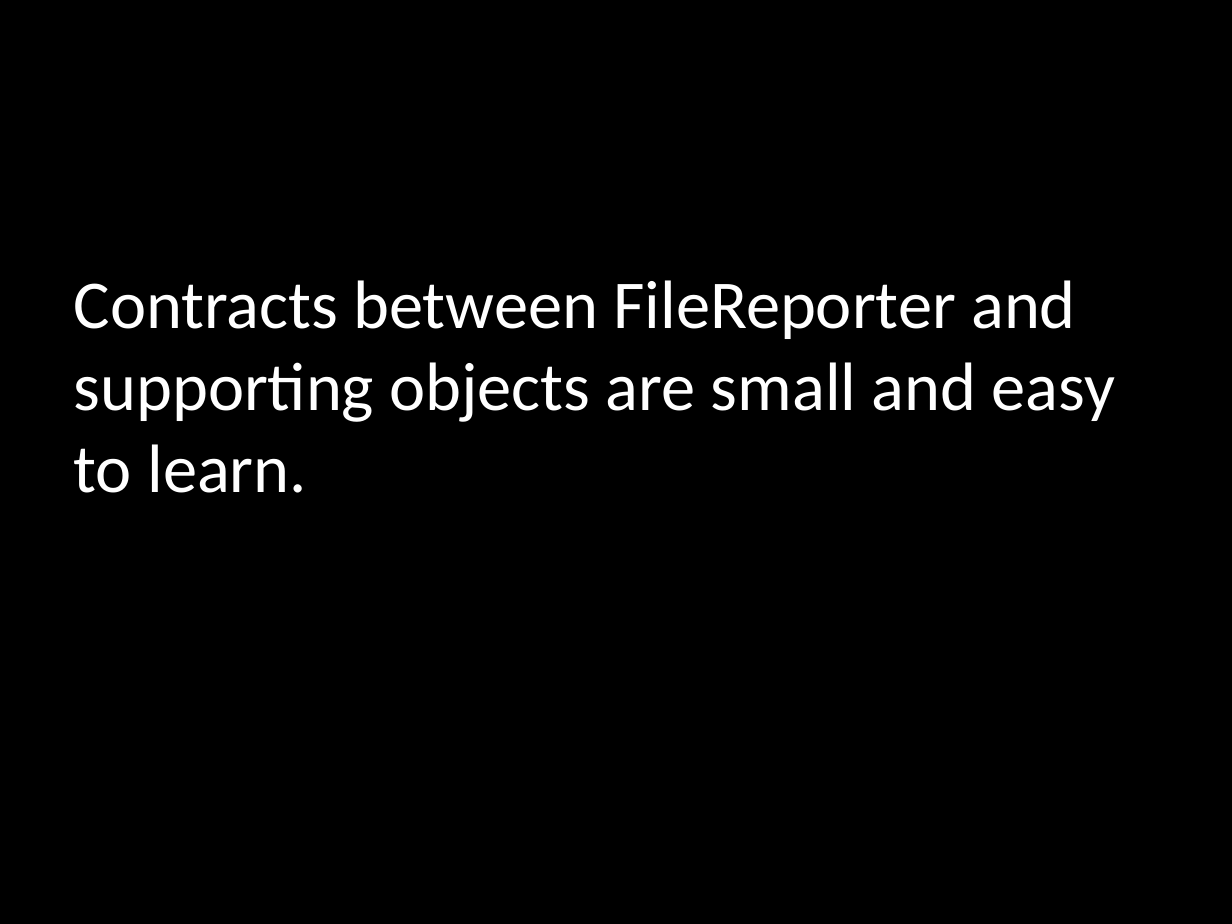
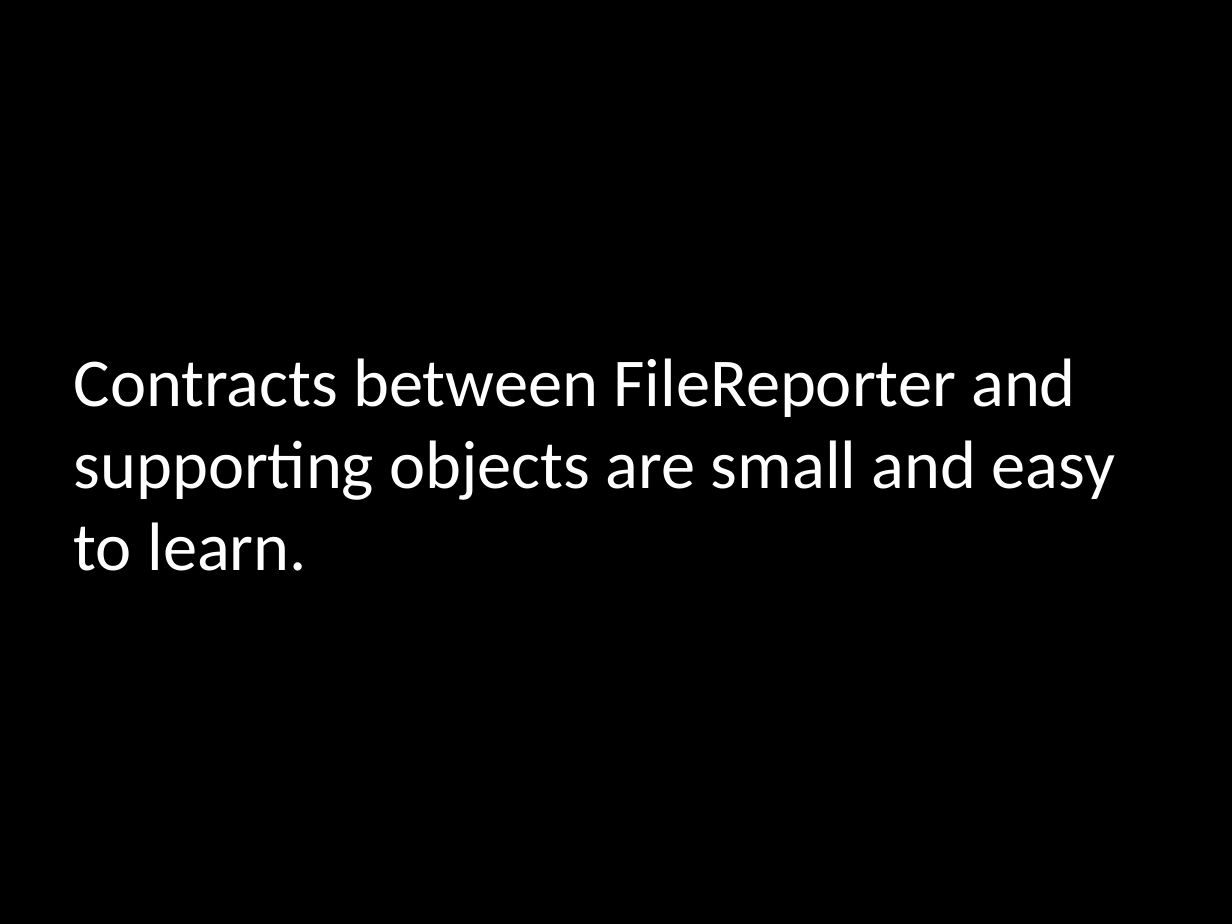
Before and after one commit to mikegehard/Better-Ruby-Through-Design-Principles, a slide deck: slide 25 of BetterRubyThroughDesignPatterns.pptx. Drawn at 1232x924 pixels with LibreOffice and Linux fonts; fonts in the diff are those of the drawing. Boxes give left, top, right and bottom in pixels: in the first picture for what was removed or moved away, otherwise in the second. Text is boxed around its words. In the diff, an @@ line names an element or a change of style, - is before the commit and + after.

```diff
--- a/BetterRubyThroughDesignPatterns.pptx
+++ b/BetterRubyThroughDesignPatterns.pptx
@@ text "Contracts between FileReporter and supporting ...": place and size @@
-text "Contracts between FileReporter and supporting ..." at bbox=[74, 280, 1115, 493]
+text "Contracts between FileReporter and supporting ..." at bbox=[74, 358, 1115, 571]
```
Also in this commit, not shown: 7 other slides changed, 1 slide added, 1 slide removed.
